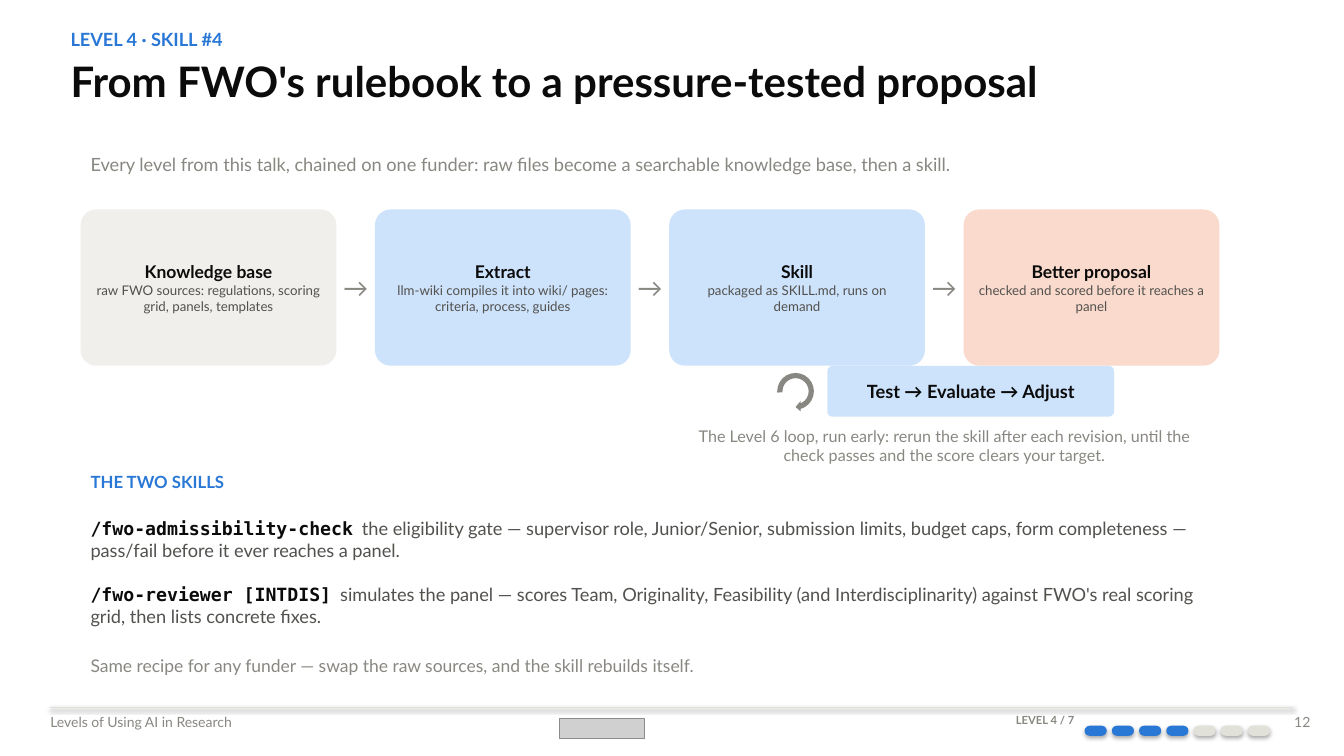
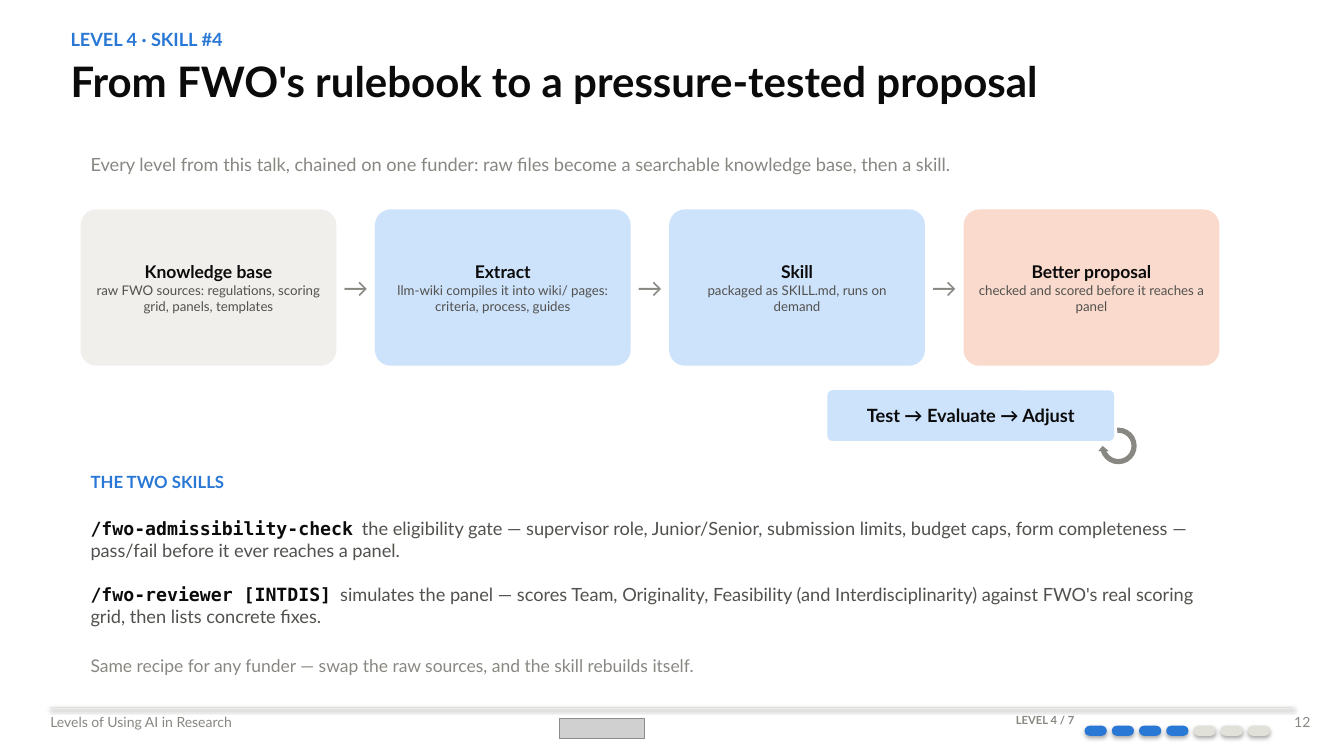
Before and after one commit to Aptamer1/ai-research-day-08092026, a slide deck: slide 12 of Levels of Using AI in Research.pptx. Drawn at 1344x756 pixels with LibreOffice and Linux fonts; fonts in the diff are those of the drawing; grey boxes stand for pictures; background and template pictures are left out. Boxes give left, top, right and bottom in pixels: in the first picture for what was removed or moved away, otherwise in the second. Text is boxed around its words. In the diff, an @@ line names an element or a change of style, - is before the commit and + after.

```diff
--- a/Levels of Using AI in Research.pptx
+++ b/Levels of Using AI in Research.pptx
@@ rounded rectangle "Test → Evaluate → Adjust": place and size @@
-rounded rectangle "Test → Evaluate → Adjust" at <box>828,366,1114,416</box>
+rounded rectangle "Test → Evaluate → Adjust" at <box>828,390,1114,441</box>
@@ text removed at <box>699,430,1190,464</box> @@
-The Level 6 loop, run early: rerun the skill after each revision, until the check passes and the score clears your target.
@@ circular arrow at <box>1098,425,1140,468</box>: rotation 90 to 180 degrees @@
```
Also in this commit, not shown: 1 other slide changed.
